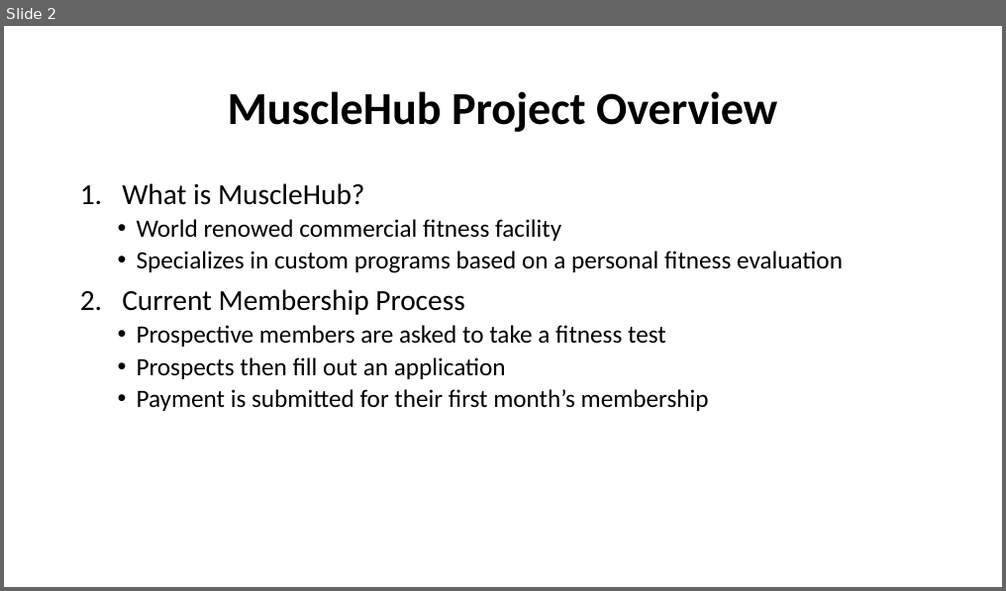
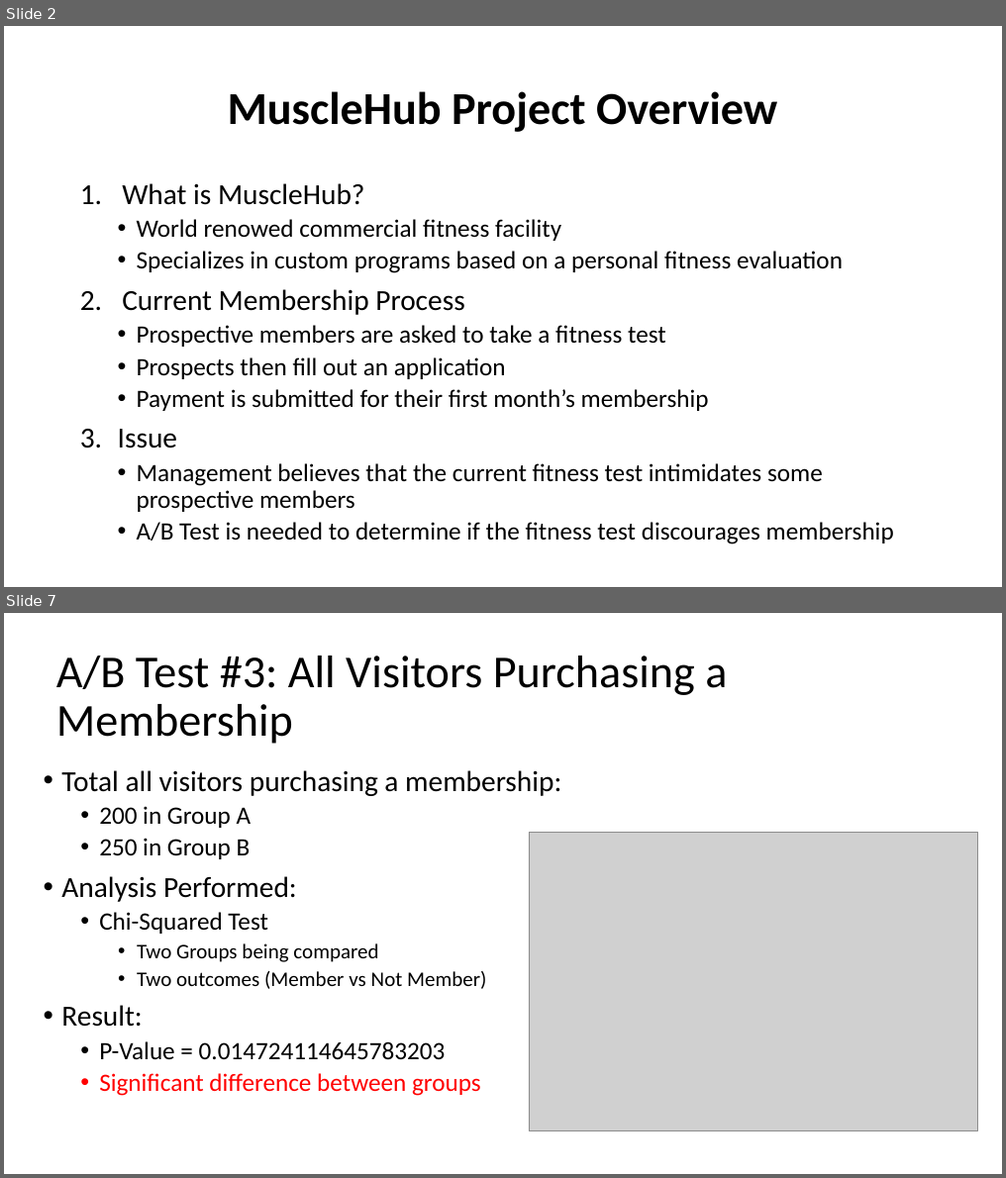
Before and after one commit to MJB4IT/Capstone-Project, a slide deck: Capstone Option 1 .pptx. Shown one above the other, each under a label of ours: slide 2 before the commit, slides 2 and 7 after it; the slides between them are not shown. The pictures are 1006x591 and 1006x1178 pixels, drawn with LibreOffice and Linux fonts; fonts in the diff are those of the drawing; grey boxes stand for pictures. Boxes give left, top, right and bottom in pixels: in the first picture for what was removed or moved away, otherwise in the second. Text is boxed around its words. In the diff, an @@ line names an element or a change of style, - is before the commit and + after.

```diff
--- a/Capstone Option 1 .pptx
+++ b/Capstone Option 1 .pptx
@@ slide 7 added at (4, 613, 1002, 1174), background #FFFFFF @@
@@ title added at (56, 656, 727, 744), 44 pt, text #000000 @@
+A/B Test #3: All Visitors Purchasing a Membership
@@ text added at (61, 770, 561, 1096), 24 pt, text #000000 @@
+• Total all visitors purchasing a membership:
+  • 200 in Group A
+  • 250 in Group B
+• Analysis Performed:
+  • Chi-Squared Test
+    • Two Groups being compared
+    • Two outcomes (Member vs Not Member)
+• Result:
+  • P-Value = 0.014724114645783203
+  • Significant difference between groups
@@ picture added at (529, 833, 978, 1132) @@
@@ slide 2 changed as well @@
@@ text at (118, 429, 894, 545): paragraphs added @@
+3. Issue
+  • Management believes that the current fitness test intimidates some prospective members
+  • A/B Test is needed to determine if the fitness test discourages membership
```
Also in this commit, not shown: 7 other slides added, 1 slide removed.
